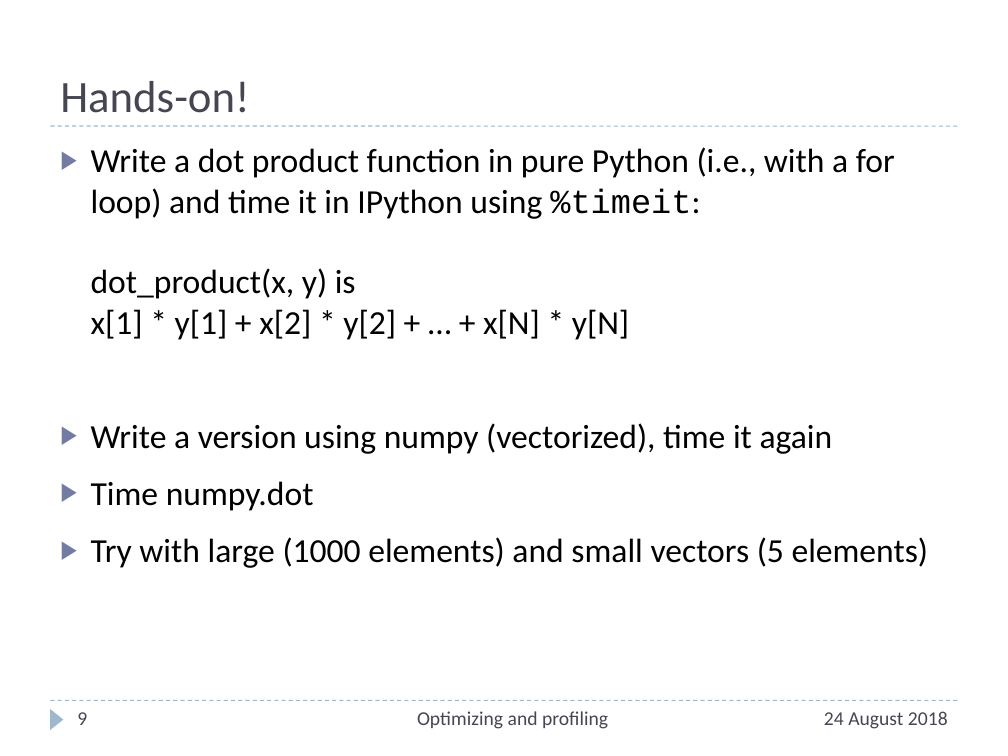
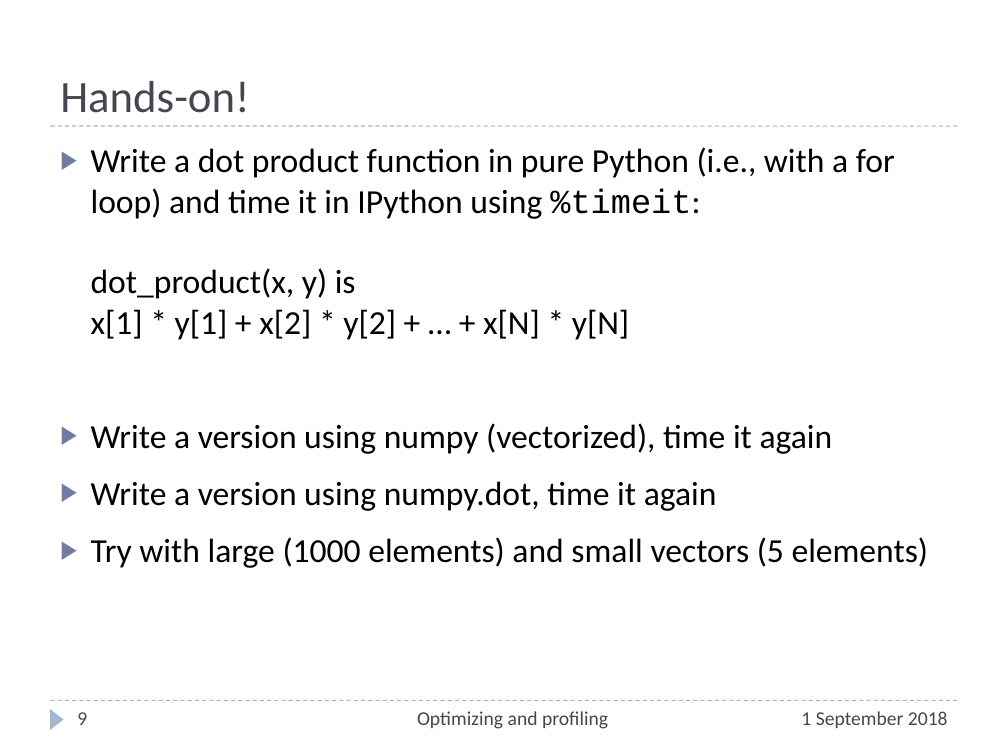
Before and after one commit to ASPP/testing_debugging_profiling, a slide deck: slide 9 of profiling.pptx. Drawn at 1008x756 pixels with LibreOffice and Linux fonts; fonts in the diff are those of the drawing. Boxes give left, top, right and bottom in pixels: in the first picture for what was removed or moved away, otherwise in the second. Text is boxed around its words. In the diff, an @@ line names an element or a change of style, - is before the commit and + after.

```diff
--- a/profiling.pptx
+++ b/profiling.pptx
@@ text at (91, 481, 717, 511): text changed @@
-▶ Time numpy.dot
+▶ Write a version using numpy.dot, time it again
@@ text at (801, 711, 948, 728): text changed @@
-24 August 2018
+1 September 2018
```
Also in this commit, not shown: 19 other slides changed.
